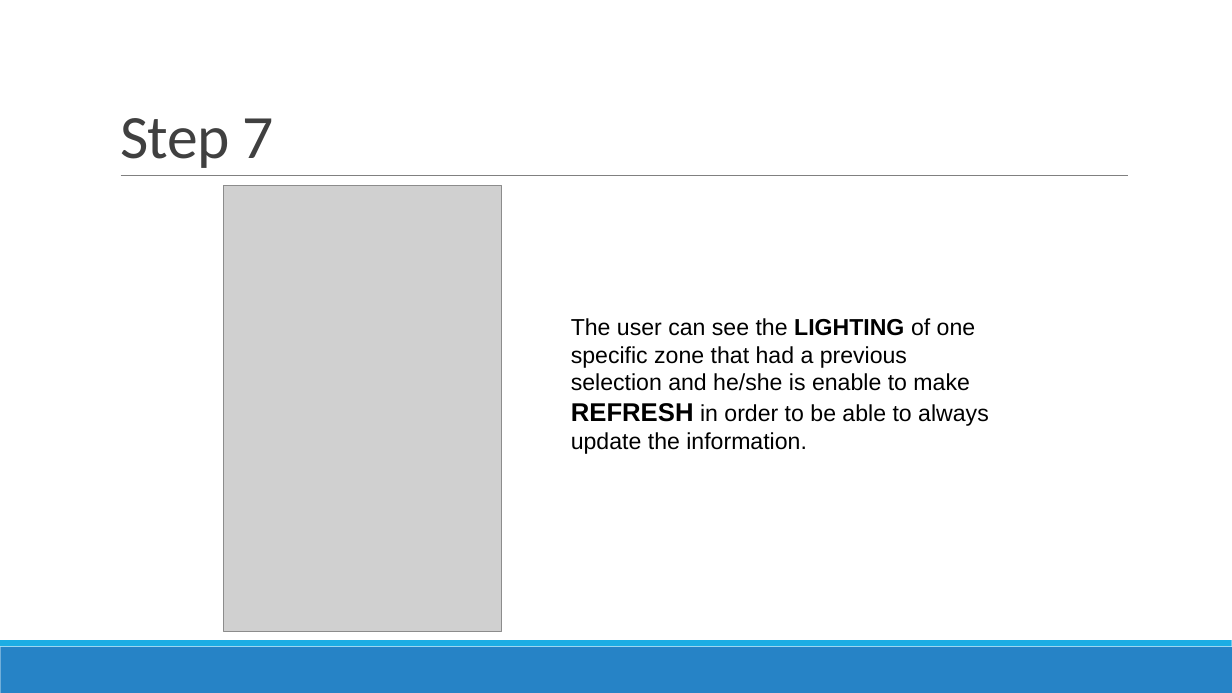
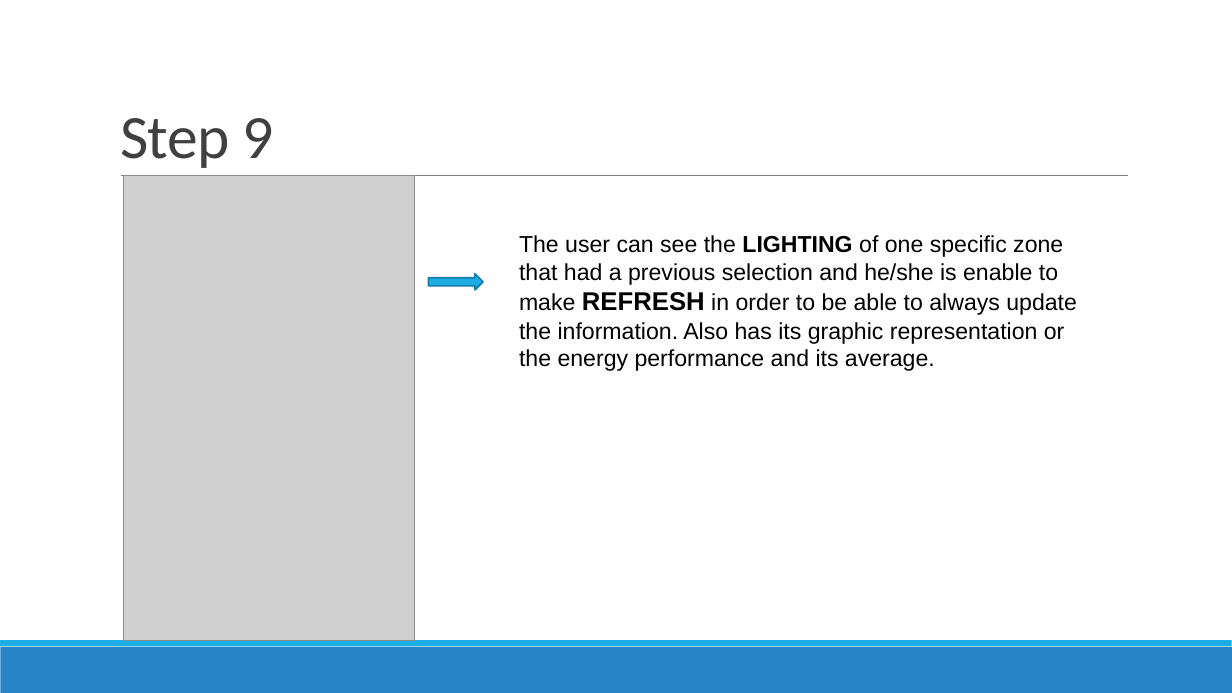
Before and after one commit to FIU-SCIS-Senior-Projects/Smart-Systems-for-Occupancy-and-Building-Energy-Control, a slide deck: slide 11 of Documents/User Manual.pptx (slide 9 before the commit). Drawn at 1232x693 pixels with LibreOffice and Linux fonts; fonts in the diff are those of the drawing; grey boxes stand for pictures. Boxes give left, top, right and bottom in pixels: in the first picture for what was removed or moved away, otherwise in the second. Text is boxed around its words. In the diff, an @@ line names an element or a change of style, - is before the commit and + after.

```diff
--- a/Documents/User Manual.pptx
+++ b/Documents/User Manual.pptx
@@ title at (120, 118, 273, 168): text changed @@
-Step 7
+Step 9
@@ picture added at (124, 176, 415, 640) @@
@@ picture removed at (223, 186, 502, 632) @@
@@ text at (519, 235, 1077, 371): text changed @@
-The user can see the LIGHTING of one specific zone that had a previous selection and he/she is enable to make REFRESH in order to be able to always update the information.
+The user can see the LIGHTING of one specific zone that had a previous selection and he/she is enable to make REFRESH in order to be able to always update the information. Also has its graphic representation or the energy performance and its average.
@@ right arrow added at (429, 274, 483, 289), fill #1CADE4, outline #1580A9 1.25 pt @@
```
Also in this commit, not shown: 8 other slides changed, 4 slides added, 6 other files.
